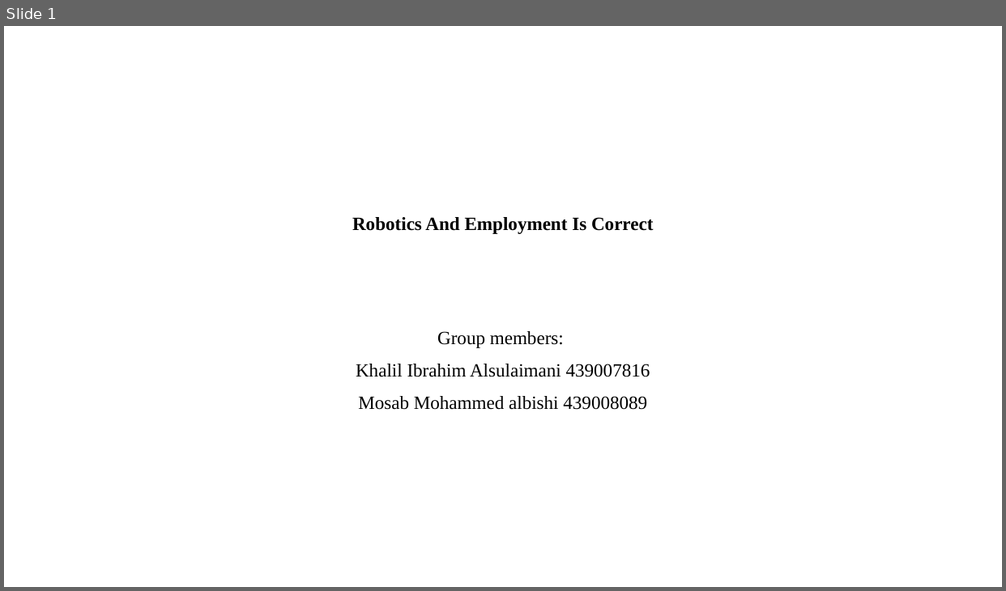
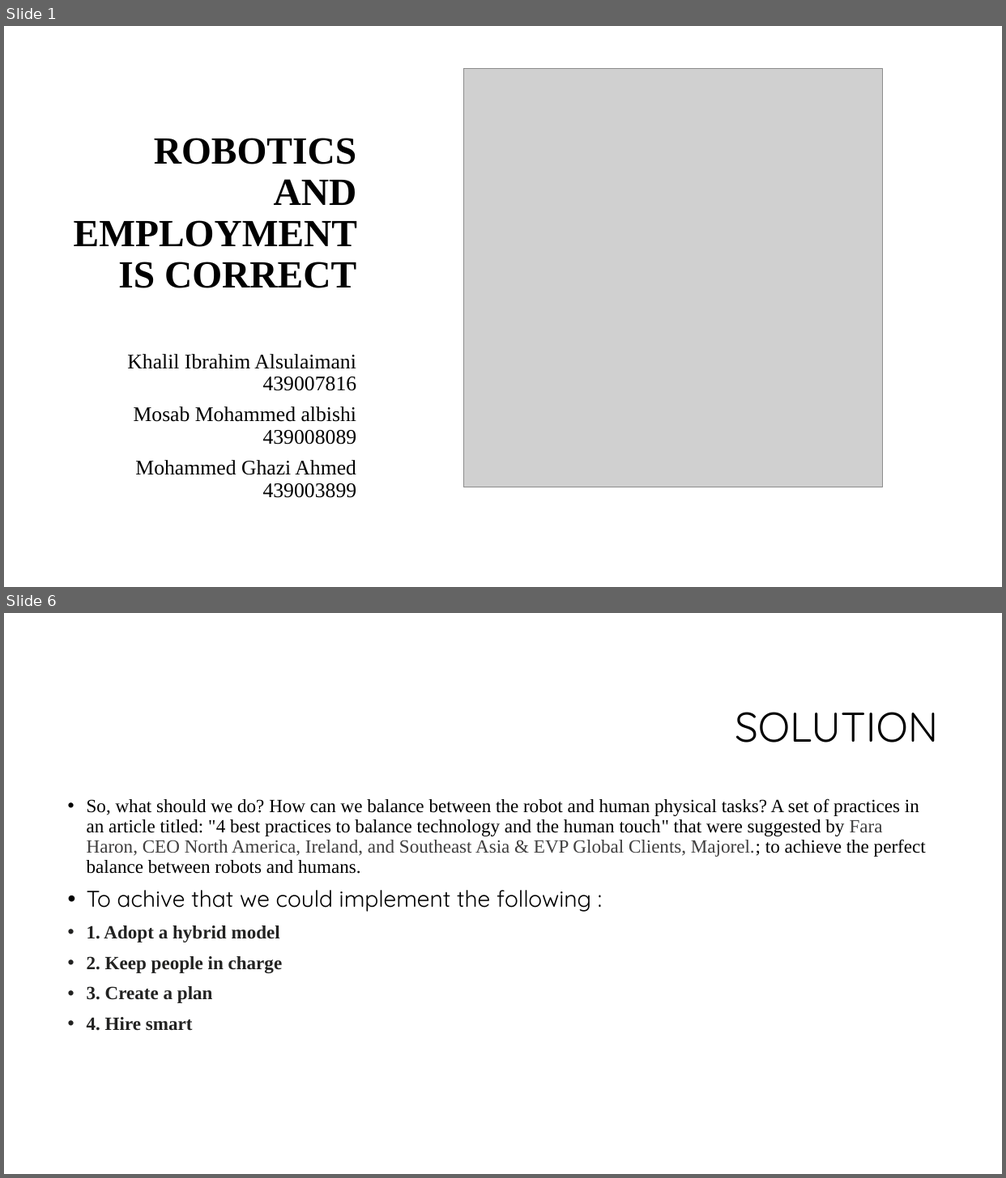
Before and after one commit to khalilAlsulaimani/Computers-And-Society-Project, a slide deck: Research Presntation.pptx. Shown one above the other, each under a label of ours: slide 1 before the commit, slides 1 and 6 after it; the slides between them are not shown. The pictures are 1006x591 and 1006x1178 pixels, drawn with LibreOffice and Linux fonts; fonts in the diff are those of the drawing; grey boxes stand for pictures; background and template pictures are left out. Boxes give left, top, right and bottom in pixels: in the first picture for what was removed or moved away, otherwise in the second. Text is boxed around its words. In the diff, an @@ line names an element or a change of style, - is before the commit and + after.

```diff
--- a/Research Presntation.pptx
+++ b/Research Presntation.pptx
@@ slide 6 added at bbox=[4, 613, 1002, 1174], background #FFFFFF @@
@@ title added at bbox=[735, 712, 938, 743], 40 pt, text #000000 @@
+SOLUTION
@@ text added at bbox=[87, 798, 926, 1031], 18 pt, text #000000 @@
+• So, what should we do? How can we balance between the robot and human physical tasks? A set of practices in an article titled: "4 best practices to balance technology and the human touch" that were suggested by Fara Haron, CEO North America, Ireland, and Southeast Asia & EVP Global Clients, Majorel.; to achieve the perfect balance between robots and humans.
+• To achive that we could implement the following :
+• 1. Adopt a hybrid model
+• 2. Keep people in charge
+• 3. Create a plan
+• 4. Hire smart
@@ slide 1 changed as well @@
@@ picture added at bbox=[463, 69, 882, 487] @@
@@ title at bbox=[74, 138, 357, 288]: text changed; size 18 to 37 pt @@
-Robotics And Employment Is Correct
+ROBOTICS AND EMPLOYMENT IS CORRECT
@@ subtitle at bbox=[437, 331, 564, 348]: paragraph removed @@
-Group members:
@@ subtitle "Khalil Ibrahim Alsulaimani 439007816": place and size @@
-subtitle "Khalil Ibrahim Alsulaimani 439007816" at bbox=[356, 331, 650, 410]
+subtitle "Khalil Ibrahim Alsulaimani 439007816" at bbox=[127, 354, 357, 498]
@@ subtitle at bbox=[127, 354, 357, 445]: size 18 to 20 pt in "Khalil Ibrahim Alsulaimani 439007816", "Mosab Mohammed albishi 439008089"; alignment centre to right; line spacing 1.07 to 0.9 @@
@@ subtitle at bbox=[135, 460, 357, 498]: paragraph added @@
+Mohammed Ghazi Ahmed 439003899
```
Also in this commit, not shown: 6 other slides added, 6 slides removed.
